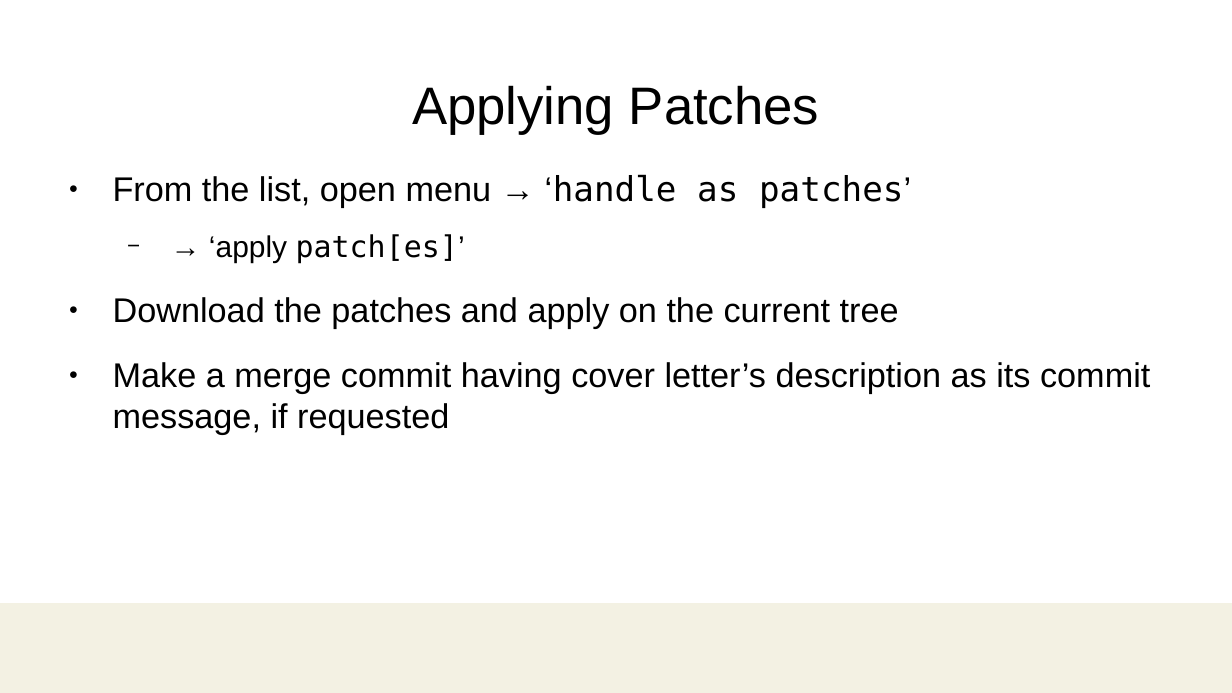
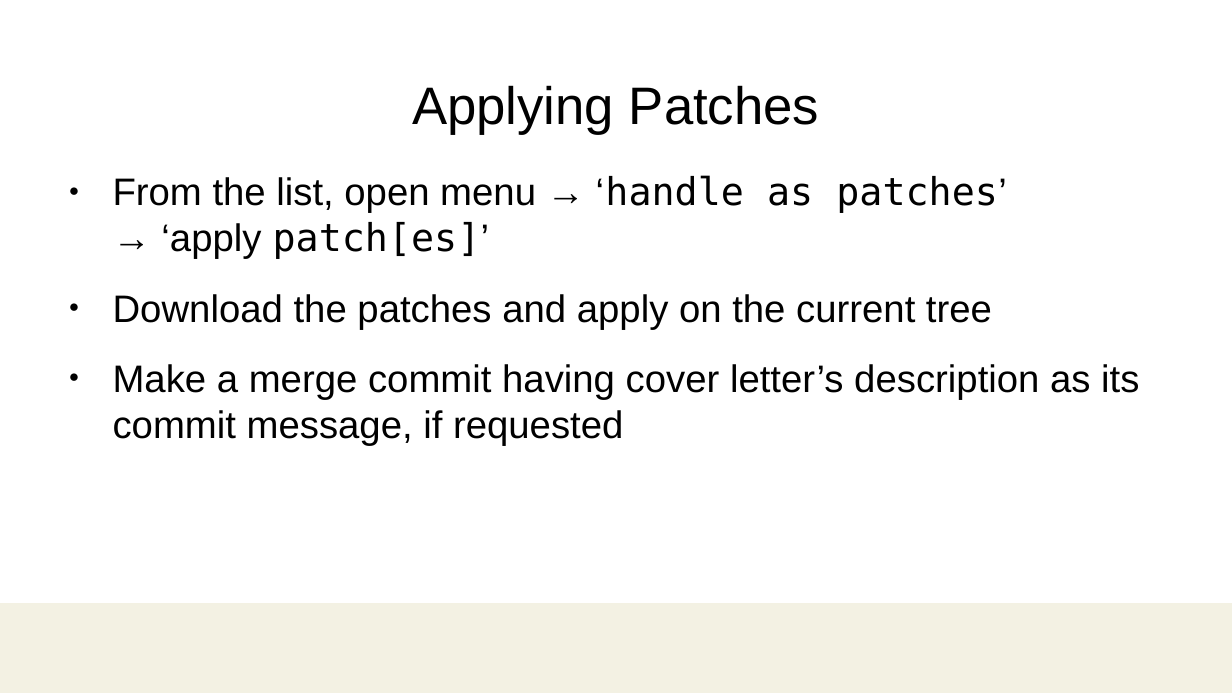
Before and after one commit to damonitor/talks, a slide deck: slide 25 of 2025/ossjp/hkml_ossjp25.odp. Drawn at 1232x693 pixels with LibreOffice and Linux fonts; fonts in the diff are those of the drawing; background and template pictures are left out. Boxes give left, top, right and bottom in pixels: in the first picture for what was removed or moved away, otherwise in the second. Text is boxed around its words. In the diff, an @@ line names an element or a change of style, - is before the commit and + after.

```diff
--- a/2025/ossjp/hkml_ossjp25.odp
+++ b/2025/ossjp/hkml_ossjp25.odp
@@ text at [113,175,1007,259]: text changed; size 20 to 22.4 pt @@
-● From the list, open menu → ‘handle as patches’
-  − → ‘apply patch[es]’
+● From the list, open menu → ‘handle as patches’
+  → ‘apply patch[es]’
@@ text at [113,294,1139,446]: size 20 to 22.4 pt in "Download the patches and apply on the ...", "Make a merge commit having cover letter’s ..." @@
```
Also in this commit, not shown: 11 other slides changed, 1 other file.
